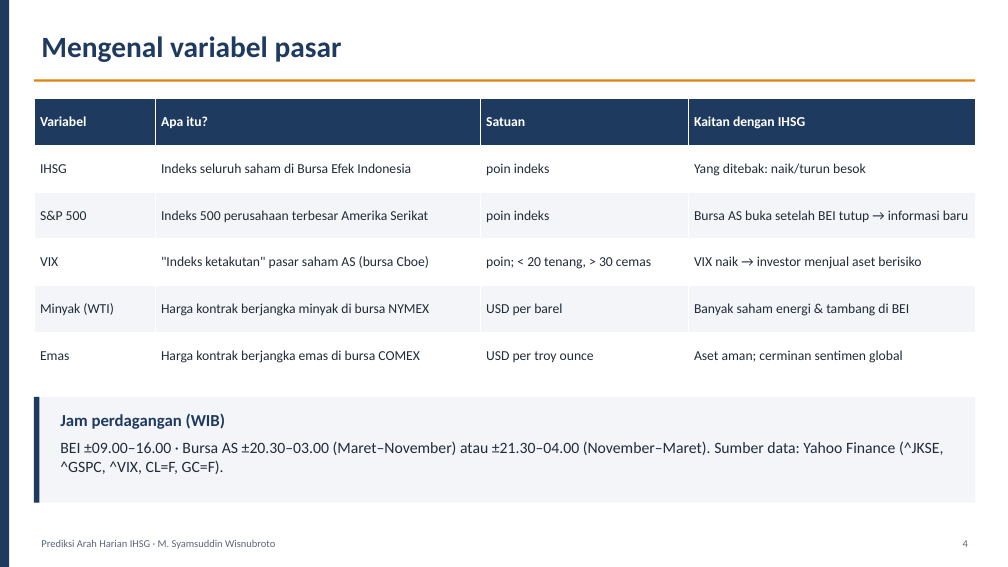
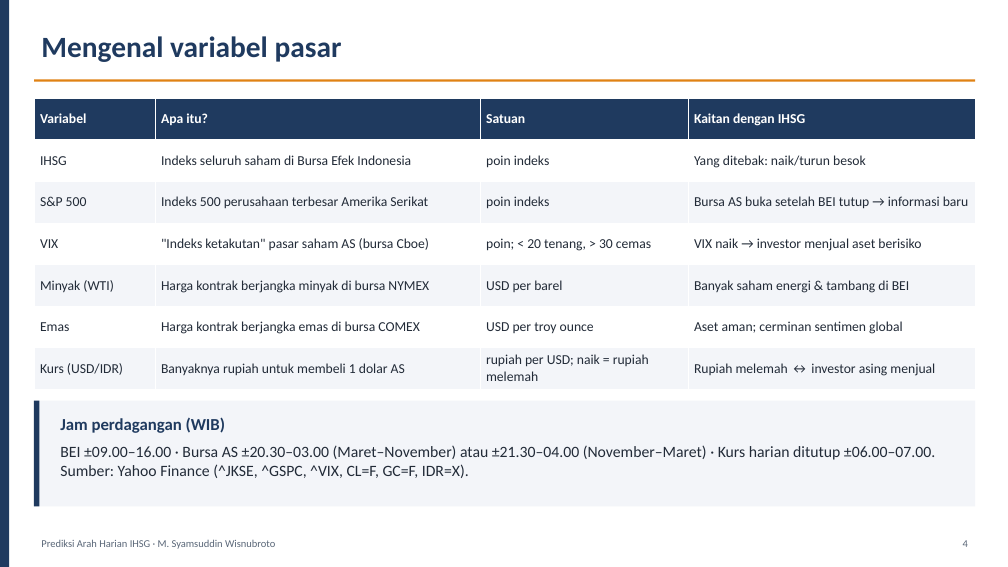
Before and after one commit to syamsuddinexcellent/portfolio-ilmuwan-data, a slide deck: slide 4 of presentation/Presentasi_Ilmuwan_Data_Syamsuddin_Wisnubroto.pptx. Drawn at 1008x567 pixels with LibreOffice and Linux fonts; fonts in the diff are those of the drawing. Boxes give left, top, right and bottom in pixels: in the first picture for what was removed or moved away, otherwise in the second. Text is boxed around its words. In the diff, an @@ line names an element or a change of style, - is before the commit and + after.

```diff
--- a/presentation/Presentasi_Ilmuwan_Data_Syamsuddin_Wisnubroto.pptx
+++ b/presentation/Presentasi_Ilmuwan_Data_Syamsuddin_Wisnubroto.pptx
@@ table at (34,98,975,389) @@
+row 7: Kurs (USD/IDR) | Banyaknya rupiah untuk membeli 1 dolar AS | rupiah per USD; naik = rupiah melemah | Rupiah melemah ↔ investor asing menjual
@@ rectangle: place and size @@
-rectangle at (34,397,975,503)
+rectangle at (34,401,975,507)
@@ rectangle: place and size @@
-rectangle at (34,397,39,503)
+rectangle at (34,401,39,507)
@@ text at (60,445,935,478): text changed @@
-BEI ±09.00–16.00 · Bursa AS ±20.30–03.00 (Maret–November) atau ±21.30–04.00 (November–Maret). Sumber data: Yahoo Finance (^JKSE, ^GSPC, ^VIX, CL=F, GC=F).
+BEI ±09.00–16.00 · Bursa AS ±20.30–03.00 (Maret–November) atau ±21.30–04.00 (November–Maret) · Kurs harian ditutup ±06.00–07.00. Sumber: Yahoo Finance (^JKSE, ^GSPC, ^VIX, CL=F, GC=F, IDR=X).
```
Also in this commit, not shown: 9 other slides changed, 32 other files.
